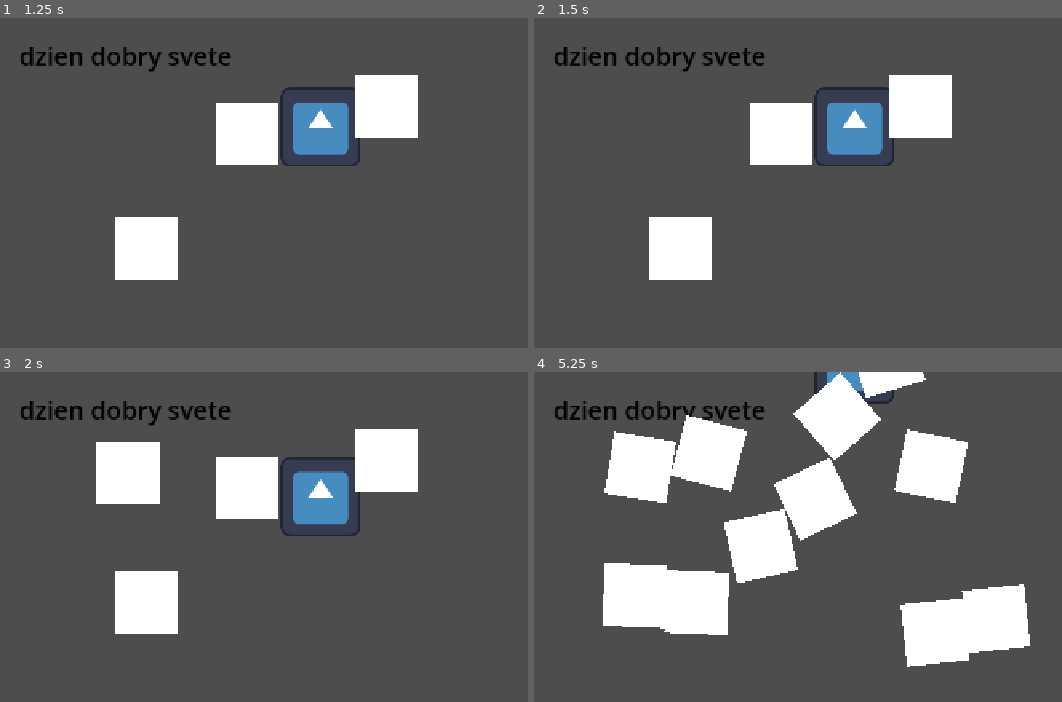
Above: before the commit, frames 1-4 (two rows, left to right).
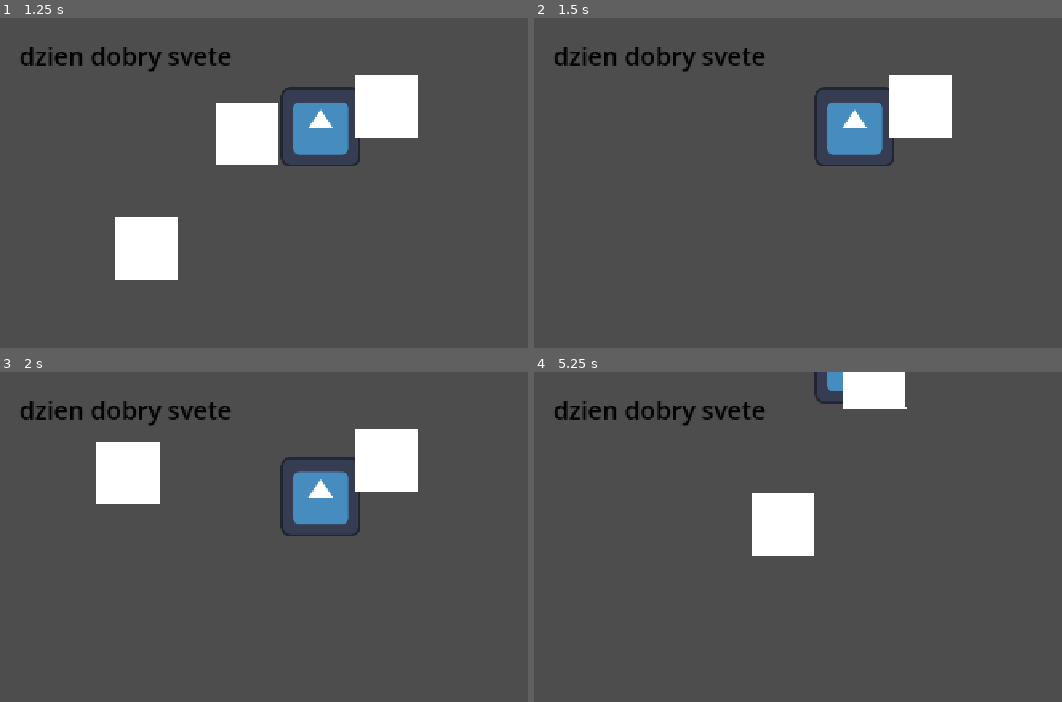
Above: after the commit, the same moments.

Repository: Matuush/gmtk2026
Game: Godot game, scene res://scenes/main.tscn
Same seed, same stepped clock (60 frames per second), same inputs: the game is played once before the commit and once after it. The engine's default icon, where the game draws it, is replaced by a stand-in: a white triangle on a blue panel in a dark square.
Inputs (mouse positions are in pixels of both pictures, inside the frame that each line leads up to):
- Up to frame 1 (1.25 s): move the mouse to (outside the picture) at 0.52 s; hold Up (ui_up) from 0.53 s (still down); click (outside the picture) at 0.6 s
- Up to frame 2 (1.5 s): move the mouse to (771, 265) at 1.27 s; release Up (ui_up) at 1.28 s; click (771, 265) at 1.35 s
- Up to frame 3 (2 s): no input
- Up to frame 4 (5.25 s): move the mouse to (1014, 497) at 2.02 s; hold Up (ui_up) 2.03-3.53 s; click (1014, 497) at 2.1 s; move the mouse to (893, 685) at 2.77 s; click (893, 685) at 2.85 s; tap Enter at 3.5 s; move the mouse to (outside the picture) at 3.52 s; click (outside the picture) at 3.6 s; move the mouse to (692, 530) at 4.27 s; click (692, 530) at 4.35 s; move the mouse to (972, 596) at 5.02 s; click (972, 596) at 5.1 s

Frame 1 is identical in both runs. In frame 2, 4.5% of the frame differs, in the area x 21-53%, y 25-80%; in frame 3, 4.5%; in frame 4, 22%, in the area x 13-94%, y 0-90%.

Commit message:
add base sanitizer behaviour

Diff:
--- a/project.godot
+++ b/project.godot
@@ -22,6 +22,14 @@
 window/stretch/mode="canvas_items"
 window/stretch/aspect="expand"
 
+[input]
+
+tower_place={
+"deadzone": 0.2,
+"events": [Object(InputEventMouseButton,"resource_local_to_scene":false,"resource_name":"","device":-1,"window_id":0,"alt_pressed":false,"shift_pressed":false,"ctrl_pressed":false,"meta_pressed":false,"button_mask":0,"position":Vector2(0, 0),"global_position":Vector2(0, 0),"factor":1.0,"button_index":1,"canceled":false,"pressed":false,"double_click":false,"script":null)
+]
+}
+
 [physics]
 
 3d/physics_engine="Jolt Physics"
--- a/scenes/game/game.gd
+++ b/scenes/game/game.gd
@@ -2,8 +2,20 @@
 
 var my_time : float = 0.0
 var enemies : Array = []
+var killers : Array = []
 var window_size : Vector2 = DisplayServer.window_get_size()
 @export var amoeba_scene : PackedScene
+@export var sanitizer_scene : PackedScene
+
+func _process(delta: float) -> void:
+	if Input.is_action_just_pressed("tower_place"):
+		var new_tower = sanitizer_scene.instantiate()
+		new_tower.position = get_viewport().get_mouse_position()
+		killers.push_back(new_tower)
+		add_child(new_tower)
+
+	pass
+
 
 func _physics_process(delta: float) -> void:
 	my_time += delta
--- a/scenes/game/game.tscn
+++ b/scenes/game/game.tscn
@@ -3,11 +3,13 @@
 [ext_resource type="Script" uid="uid://cbet5unfc6y0i" path="res://scenes/game/game.gd" id="1_0sr1o"]
 [ext_resource type="Texture2D" uid="uid://bo7jop332xjnt" path="res://assets/icon.svg" id="1_7h61r"]
 [ext_resource type="Script" uid="uid://c7sqwgqvx4y46" path="res://scenes/sprite_2d.gd" id="2_0sr1o"]
+[ext_resource type="PackedScene" uid="uid://256s4bbi2557" path="res://scenes/game/killers/sanitizer.tscn" id="3_lfrn8"]
 [ext_resource type="PackedScene" uid="uid://c3tj650y80uvk" path="res://scenes/game/organisms/amoeba.tscn" id="4_kelw5"]
 
 [node name="Game" type="Node2D" unique_id=683943009]
 script = ExtResource("1_0sr1o")
 amoeba_scene = ExtResource("4_kelw5")
+sanitizer_scene = ExtResource("3_lfrn8")
 
 [node name="ColorRect" type="ColorRect" parent="." unique_id=1391499599]
 visible = false
--- /dev/null
+++ b/scenes/game/killers/sanitizer.gd
@@ -0,0 +1,20 @@
+class_name sanitizer extends Area2D
+
+static var sanitizer_size : float = 200.0
+
+func _ready() -> void:
+	$CollisionShape2D.shape.radius = sanitizer_size
+	print("Made at ", position)
+
+
+func _on_duration_timer_timeout() -> void:
+	var parent = get_parent()
+	parent.remove_child($".")
+	queue_free()
+
+
+func _on_body_entered(body: Node2D) -> void:
+	print("Body: ", body.position, "entered the sanitizer arr")
+	var body_parent = body.get_parent()
+	body_parent.remove_child(body)
+	body.queue_free()
--- /dev/null
+++ b/scenes/game/killers/sanitizer.tscn
@@ -0,0 +1,19 @@
+[gd_scene format=3 uid="uid://256s4bbi2557"]
+
+[ext_resource type="Script" uid="uid://blupxb00eehon" path="res://scenes/game/killers/sanitizer.gd" id="1_0q8m4"]
+
+[sub_resource type="CircleShape2D" id="CircleShape2D_oyn23"]
+radius = 300.0
+
+[node name="Sanitizer" type="Area2D" unique_id=2146489456]
+script = ExtResource("1_0q8m4")
+
+[node name="CollisionShape2D" type="CollisionShape2D" parent="." unique_id=1489330483]
+shape = SubResource("CircleShape2D_oyn23")
+
+[node name="DurationTimer" type="Timer" parent="." unique_id=873557453]
+wait_time = 0.5
+autostart = true
+
+[connection signal="body_entered" from="." to="." method="_on_body_entered"]
+[connection signal="timeout" from="DurationTimer" to="." method="_on_duration_timer_timeout"]
Not shown, added: scenes/game/killers/sanitizer.gd.uid
